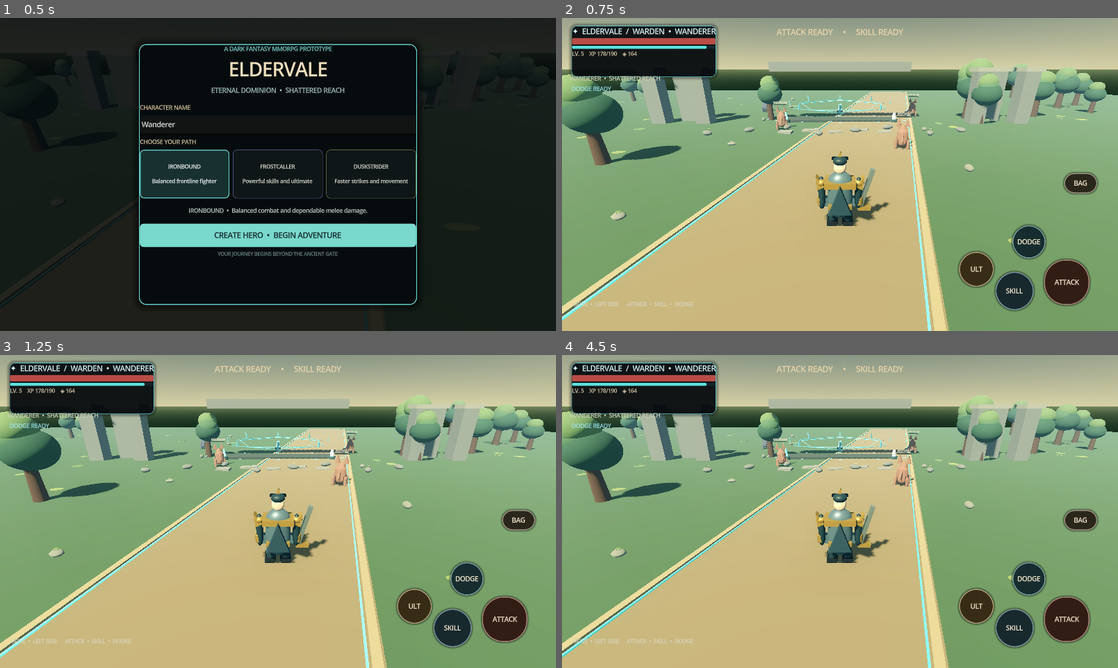
Above: before the commit, frames 1-4 (two rows, left to right).
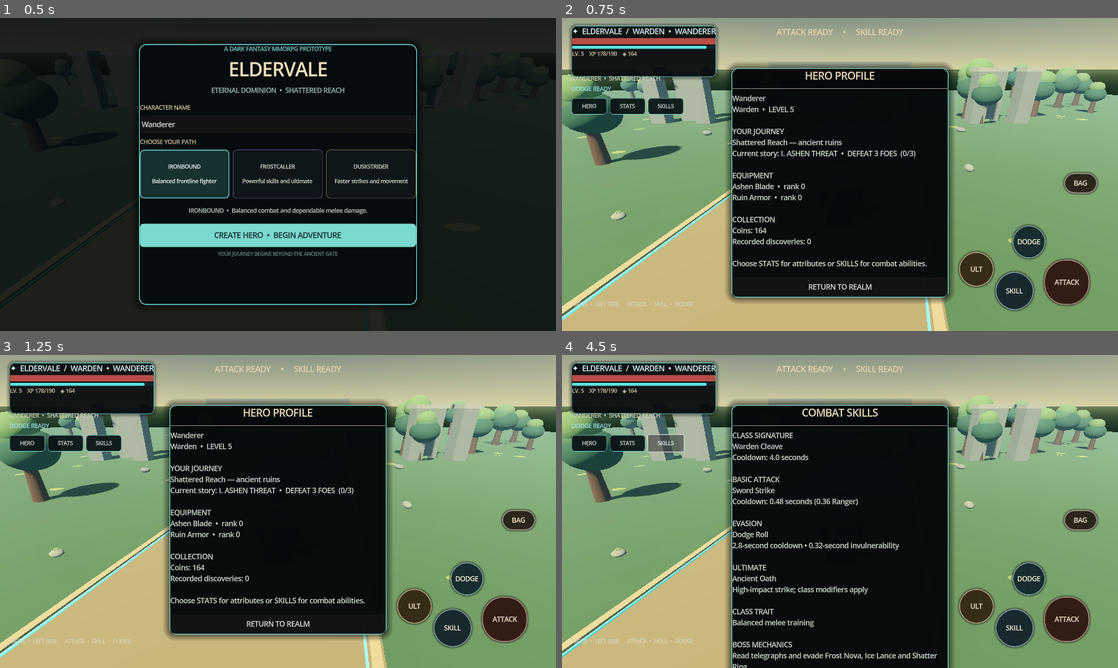
Above: after the commit, the same moments.

Repository: filesgloom-png/ELDERVALE
Game: Godot game, scene res://scenes/main_3d.tscn
Two runs of this game, one before a commit and one after it. Both use one fixed random seed, a clock stepped at 60 frames per second and the inputs below.
Inputs (mouse positions are in pixels of both pictures, inside the frame that each line leads up to):
- Up to frame 1 (0.5 s): no input
- Up to frame 2 (0.75 s): click "CREATE HERO • BEGIN ADVENTURE" at 0.5 s
- Up to frame 3 (1.25 s): no input
- Up to frame 4 (4.5 s): click (840, 624) at 1.25 s, where only the run after the commit has a clickable "RETURN TO REALM"; click (589, 442) at 2 s, where only the run after the commit has a clickable "HERO"; click (628, 442) at 2.75 s, where only the run after the commit has a clickable "STATS"; click (840, 636) at 3.5 s, where only the run after the commit has a clickable "RETURN TO REALM"; click (667, 442) at 4.25 s, where only the run after the commit has a clickable "SKILLS"

Frame 1 is identical in both runs. In frame 2, 32% of the frame differs, in the area x 1-71%, y 14-92%; in frame 3, 32%; in frame 4, 36%, in the area x 1-71%, y 14-100%.

Commit message:
ui: add mobile hero profile stats and skills panels

Diff:
--- a/scripts/main_3d.gd
+++ b/scripts/main_3d.gd
@@ -82,6 +82,10 @@
 var mobile_hud_layer: CanvasLayer
 var start_menu_layer: CanvasLayer
 var has_saved_character := false
+var profile_panel: PanelContainer
+var profile_title_label: Label
+var profile_content_label: Label
+var profile_tab := "HERO"
 
 func _ready() -> void:
 	_load_progress()
@@ -1051,12 +1055,114 @@
 	close_inventory.pressed.connect(_toggle_inventory)
 	inventory_stack.add_child(close_inventory)
 	_refresh_progression_ui()
+	_build_profile_panel(layer)
+	var profile_tabs := HBoxContainer.new()
+	profile_tabs.name = "HeroMenuTabs"
+	profile_tabs.position = Vector2(22, 184)
+	profile_tabs.add_theme_constant_override("separation", 6)
+	layer.add_child(profile_tabs)
+	_add_profile_tab(profile_tabs, "HERO")
+	_add_profile_tab(profile_tabs, "STATS")
+	_add_profile_tab(profile_tabs, "SKILLS")
 	var help := Label.new()
 	help.position = Vector2(24, 650)
 	help.text = "MOVE  •  LEFT SIDE      ATTACK  •  SKILL  •  DODGE"
 	help.add_theme_font_size_override("font_size", 12)
 	help.add_theme_color_override("font_color", Color("#d7d6c0"))
 	layer.add_child(help)
+
+func _add_profile_tab(parent: HBoxContainer, tab_name: String) -> void:
+	var button := Button.new()
+	button.text = tab_name
+	button.custom_minimum_size = Vector2(82, 38)
+	button.add_theme_font_size_override("font_size", 12)
+	var normal := StyleBoxFlat.new()
+	normal.bg_color = Color(0.035, 0.075, 0.08, 0.94)
+	normal.border_color = Color("#70cfc8")
+	normal.set_border_width_all(1)
+	normal.set_corner_radius_all(7)
+	button.add_theme_stylebox_override("normal", normal)
+	var pressed := normal.duplicate() as StyleBoxFlat
+	pressed.bg_color = Color("#276e70")
+	button.add_theme_stylebox_override("pressed", pressed)
+	button.pressed.connect(_show_profile_tab.bind(tab_name))
+	parent.add_child(button)
+
+func _build_profile_panel(layer: CanvasLayer) -> void:
+	profile_panel = PanelContainer.new()
+	profile_panel.name = "HeroStatsSkillsPanel"
+	profile_panel.set_anchors_preset(Control.PRESET_CENTER)
+	profile_panel.offset_left = -250
+	profile_panel.offset_top = -245
+	profile_panel.offset_right = 250
+	profile_panel.offset_bottom = 245
+	profile_panel.visible = false
+	var style := StyleBoxFlat.new()
+	style.bg_color = Color(0.018, 0.035, 0.043, 0.97)
+	style.border_color = Color("#73d8d0")
+	style.set_border_width_all(2)
+	style.set_corner_radius_all(14)
+	style.shadow_color = Color(0, 0, 0, 0.5)
+	style.shadow_size = 16
+	profile_panel.add_theme_stylebox_override("panel", style)
+	layer.add_child(profile_panel)
+	var stack := VBoxContainer.new()
+	stack.add_theme_constant_override("separation", 10)
+	profile_panel.add_child(stack)
+	profile_title_label = Label.new()
+	profile_title_label.text = "HERO PROFILE"
+	profile_title_label.horizontal_alignment = HORIZONTAL_ALIGNMENT_CENTER
+	profile_title_label.add_theme_font_size_override("font_size", 23)
+	profile_title_label.add_theme_color_override("font_color", Color("#f0dfbd"))
+	stack.add_child(profile_title_label)
+	var divider := HSeparator.new()
+	stack.add_child(divider)
+	profile_content_label = Label.new()
+	profile_content_label.name = "ProfilePageContent"
+	profile_content_label.custom_minimum_size = Vector2(450, 330)
+	profile_content_label.size_flags_vertical = Control.SIZE_EXPAND_FILL
+	profile_content_label.add_theme_font_size_override("font_size", 16)
+	profile_content_label.add_theme_color_override("font_color", Color("#d6e2d7"))
+	profile_content_label.autowrap_mode = TextServer.AUTOWRAP_WORD_SMART
+	stack.add_child(profile_content_label)
+	var close := Button.new()
+	close.text = "RETURN TO REALM"
+	close.custom_minimum_size = Vector2(0, 44)
+	close.pressed.connect(_close_profile_panel)
+	stack.add_child(close)
+	_show_profile_tab("HERO")
+
+func _show_profile_tab(tab_name: String) -> void:
+	profile_tab = tab_name
+	if profile_panel == null or profile_content_label == null:
+		return
+	profile_panel.visible = true
+	match tab_name:
+		"STATS":
+			profile_title_label.text = "CHARACTER ATTRIBUTES"
+			var attack_power := 34 + weapon_level * 9
+			var skill_power := 58 + weapon_level * 14
+			if character_class == "Arcanist":
+				skill_power = int(round(float(skill_power) * 1.35))
+			profile_content_label.text = "NAME     %s\nCLASS    %s\nLEVEL    %d\nEXPERIENCE    %d / %d\n\nVITALITY\nHP    %d / %d\nARMOR    %d upgrade rank\n\nCOMBAT RATINGS\nBasic strike    %d damage\nSignature skill    %d damage\nWeapon rank    %d / 5\nArmor rank    %d / 5\n\nWALLET\nCoins    %d" % [character_name, character_class, player_level, xp, xp_to_next_level, player_hp, player_max_hp, armor_level, attack_power, skill_power, weapon_level, armor_level, coins]
+		"SKILLS":
+			profile_title_label.text = "COMBAT SKILLS"
+			var class_skill := "Warden Cleave"
+			var class_passive := "Balanced melee training"
+			if character_class == "Arcanist":
+				class_skill = "Frostcaller Surge"
+				class_passive = "Signature skill damage +35%; ultimate damage +25%"
+			elif character_class == "Ranger":
+				class_skill = "Duskstrider Cut"
+				class_passive = "Basic attack cooldown reduced; movement speed +15%"
+			profile_content_label.text = "CLASS SIGNATURE\n%s\nCooldown: 4.0 seconds\n\nBASIC ATTACK\nSword Strike\nCooldown: 0.48 seconds (0.36 Ranger)\n\nEVASION\nDodge Roll\n2.8-second cooldown • 0.32-second invulnerability\n\nULTIMATE\nAncient Oath\nHigh-impact strike; class modifiers apply\n\nCLASS TRAIT\n%s\n\nBOSS MECHANICS\nRead telegraphs and evade Frost Nova, Ice Lance and Shatter Ring." % [class_skill, class_passive]
+		_:
+			profile_title_label.text = "HERO PROFILE"
+			profile_content_label.text = "%s\n%s  •  LEVEL %d\n\nYOUR JOURNEY\nShattered Reach — ancient ruins\nCurrent story: %s\n\nEQUIPMENT\nAshen Blade  •  rank %d\nRuin Armor  •  rank %d\n\nCOLLECTION\nCoins: %d\nRecorded discoveries: %d\n\nChoose STATS for attributes or SKILLS for combat abilities." % [character_name, character_class, player_level, _quest_description(), weapon_level, armor_level, coins, codex_discoveries.size()]
+
+func _close_profile_panel() -> void:
+	if profile_panel != null:
+		profile_panel.visible = false
 
 func _hud_bar_style(color: Color) -> StyleBoxFlat:
 	var s := StyleBoxFlat.new()
